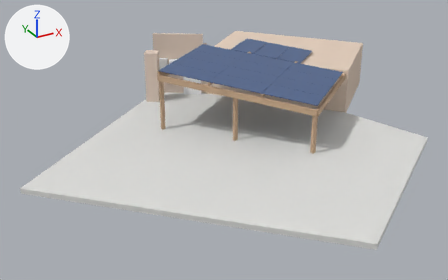
The glTF model sunny-cad/projects/riomar-terraza-barranquilla/salidas/modelo.glb as it was, and as the next commit left it.
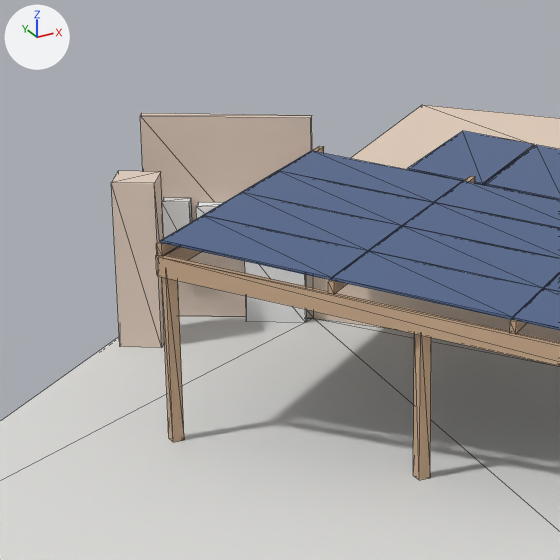
Each version appears first whole from a camera (50 mm lens) standing at (-3.06, -11.72, 10.4) and looking at (8.32, 8.97, 0.06), and next in a close-up on the part from 25% to 62% of the width and 0% to 59% of the height. Lighting does not change. The marker at upper left points along +X, +Y and +Z. The older version's two pictures come first. The close-ups show mesh edges as thin lines.

Names of what the first close-up shows: 'bateria-01', 'buitron-01', 'cubierta-01', 'cubierta-02', 'inversor-01', 'modulo-001', 'modulo-002', 'modulo-003', 'modulo-004', 'modulo-005', 'modulo-006', 'modulo-007', 'muro-equipos', 'tablero-fv', 'zona-01-viga-3' and 11 more.
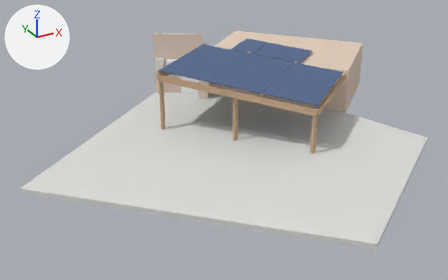
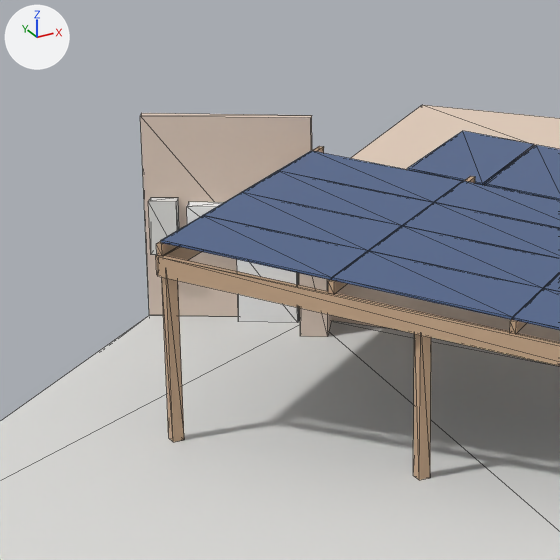
Where the change shows, as pixel boxes (x1, y1, x2, y2) in the close-ups (560 x 560 px):
'buitron-01', reshaped: before (111, 171, 164, 348); after (299, 273, 332, 337)
'bateria-01', moved: before (245, 261, 307, 323); after (237, 260, 299, 323)
'tablero-fv', moved: before (162, 198, 192, 238); after (148, 198, 179, 255)
'inversor-01', moved: before (196, 202, 223, 219); after (187, 202, 223, 225)

Patch to the scene script:
```diff
--- a/sunny-cad/projects/riomar-terraza-barranquilla/salidas/modelo.glb.py
+++ b/sunny-cad/projects/riomar-terraza-barranquilla/salidas/modelo.glb.py
@@ me_inversor_01 @@
 # used by ob_inversor_01; location = (0.0, 0.0, 0.0)
-me_inversor_01.from_pydata(...)  # 8 vertices, 12 faces; spans x 8.775..9.405, y 15.074..15.588, z 1.258..1.742
+me_inversor_01.from_pydata(...)  # 8 vertices, 12 faces; spans x 8.658..9.288, y 15.147..15.661, z 1.258..1.742
+# me_inversor_01 part 1: the whole mesh is moved by (-0.117, 0.073, 0.0)
 me_inversor_01.materials.append(mat_inversor)
@@ me_bateria_01 @@
 # used by ob_bateria_01; location = (0.0, 0.0, 0.0)
-me_bateria_01.from_pydata(...)  # 8 vertices, 12 faces; spans x 9.365..10.213, y 14.594..15.23, z 0.0..1.167
+me_bateria_01.from_pydata(...)  # 8 vertices, 12 faces; spans x 9.265..10.113, y 14.657..15.293, z 0.0..1.167
+# me_bateria_01 part 2: the whole mesh is moved by (-0.1, 0.063, 0.0)
 me_bateria_01.materials.append(mat_bateria)
@@ me_buitron_01 @@
 # used by ob_buitron_01; location = (0.0, 0.0, 0.0)
-me_buitron_01.from_pydata(...)  # 8 vertices, 12 faces; spans x 7.33..8.16, y 14.64..15.47, z 0.0..2.4
-me_buitron_01.vertices[0].co = (8.16, 15.15, 0.0)
-me_buitron_01.vertices[1].co = (8.16, 15.15, 2.4)  # pixel (160, 171)
-me_buitron_01.vertices[2].co = (7.84, 14.64, 0.0)  # pixel (161, 347)
-me_buitron_01.vertices[3].co = (7.84, 14.64, 2.4)  # pixel (154, 183)
-me_buitron_01.vertices[4].co = (7.65, 15.47, 0.0)
-me_buitron_01.vertices[5].co = (7.65, 15.47, 2.4)  # pixel (118, 170)
-me_buitron_01.vertices[6].co = (7.33, 14.96, 0.0)  # pixel (119, 346)
-me_buitron_01.vertices[7].co = (7.33, 14.96, 2.4)  # pixel (111, 182)
+me_buitron_01.from_pydata(...)  # 8 vertices, 12 faces; spans x 9.77..10.54, y 13.9..14.79, z 0.0..1.7
+# me_buitron_01 part 3
+me_buitron_01.vertices[0].co = (10.54, 14.58, 0.0)
+me_buitron_01.vertices[1].co = (10.54, 14.58, 1.7)
+me_buitron_01.vertices[2].co = (10.11, 13.9, 0.0)  # pixel (327, 336)
+me_buitron_01.vertices[3].co = (10.11, 13.9, 1.7)
+me_buitron_01.vertices[4].co = (10.2, 14.79, 0.0)
+me_buitron_01.vertices[5].co = (10.2, 14.79, 1.7)
+me_buitron_01.vertices[6].co = (9.77, 14.12, 0.0)  # pixel (300, 336)
+me_buitron_01.vertices[7].co = (9.77, 14.12, 1.7)
 me_buitron_01.materials.append(mat_buitron)
@@ me_tablero_fv @@
 # used by ob_tablero_fv; location = (0.0, 0.0, 0.0)
-me_tablero_fv.from_pydata(...)  # 8 vertices, 12 faces; spans x 8.367..8.813, y 15.472..15.854, z 1.0..1.8
+me_tablero_fv.from_pydata(...)  # 8 vertices, 12 faces; spans x 8.207..8.653, y 15.571..15.953, z 1.0..1.8
+# me_tablero_fv part 4: the whole mesh is moved by (-0.16, 0.099, 0.0)
 me_tablero_fv.materials.append(mat_tablero)
```
